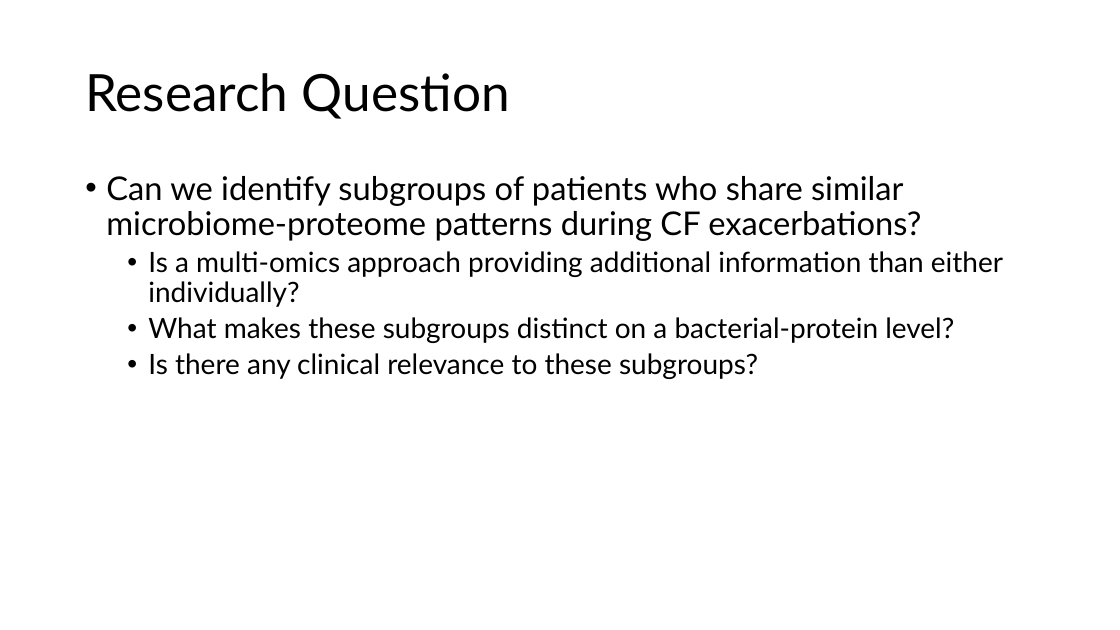
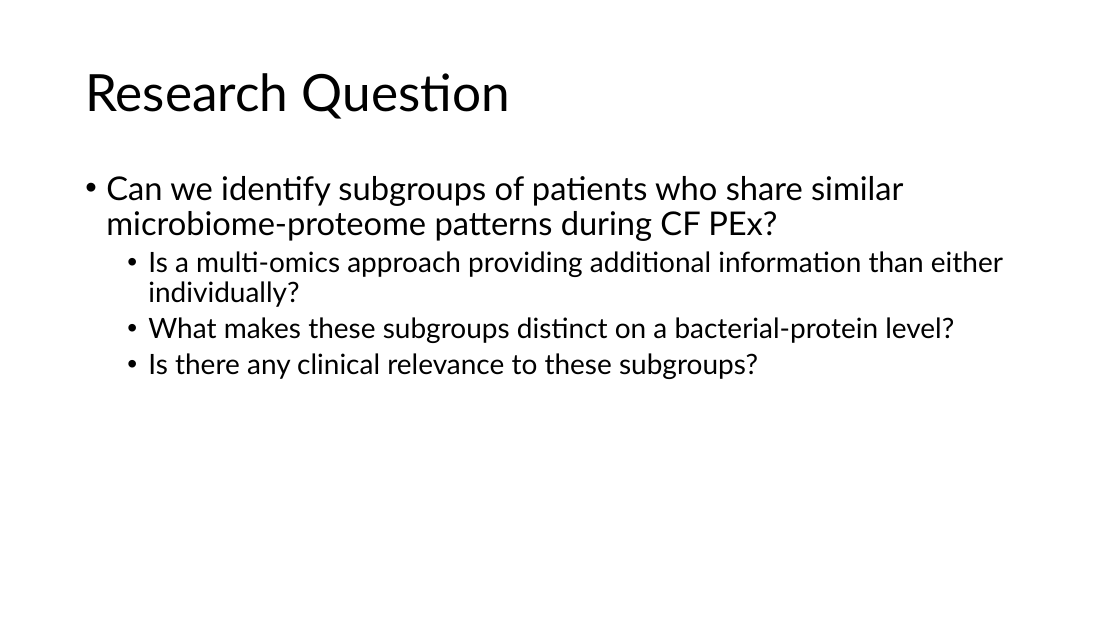
Before and after one commit to eweible/CF_Multi-omic_Clustering, a slide deck: slide 9 of Dissemination/Weible_Defense.pptx (slide 6 before the commit). Drawn at 1120x630 pixels with LibreOffice and Linux fonts; fonts in the diff are those of the drawing. Boxes give left, top, right and bottom in pixels: in the first picture for what was removed or moved away, otherwise in the second. Text is boxed around its words. In the diff, an @@ line names an element or a change of style, - is before the commit and + after.

```diff
--- a/Dissemination/Weible_Defense.pptx
+++ b/Dissemination/Weible_Defense.pptx
@@ text at [106, 176, 903, 241]: text changed @@
-• Can we identify subgroups of patients who share similar microbiome-proteome patterns during CF exacerbations?
+• Can we identify subgroups of patients who share similar microbiome-proteome patterns during CF PEx?
```
Also in this commit, not shown: 17 other slides changed, 17 slides added, 3 slides removed, 6 other files.
